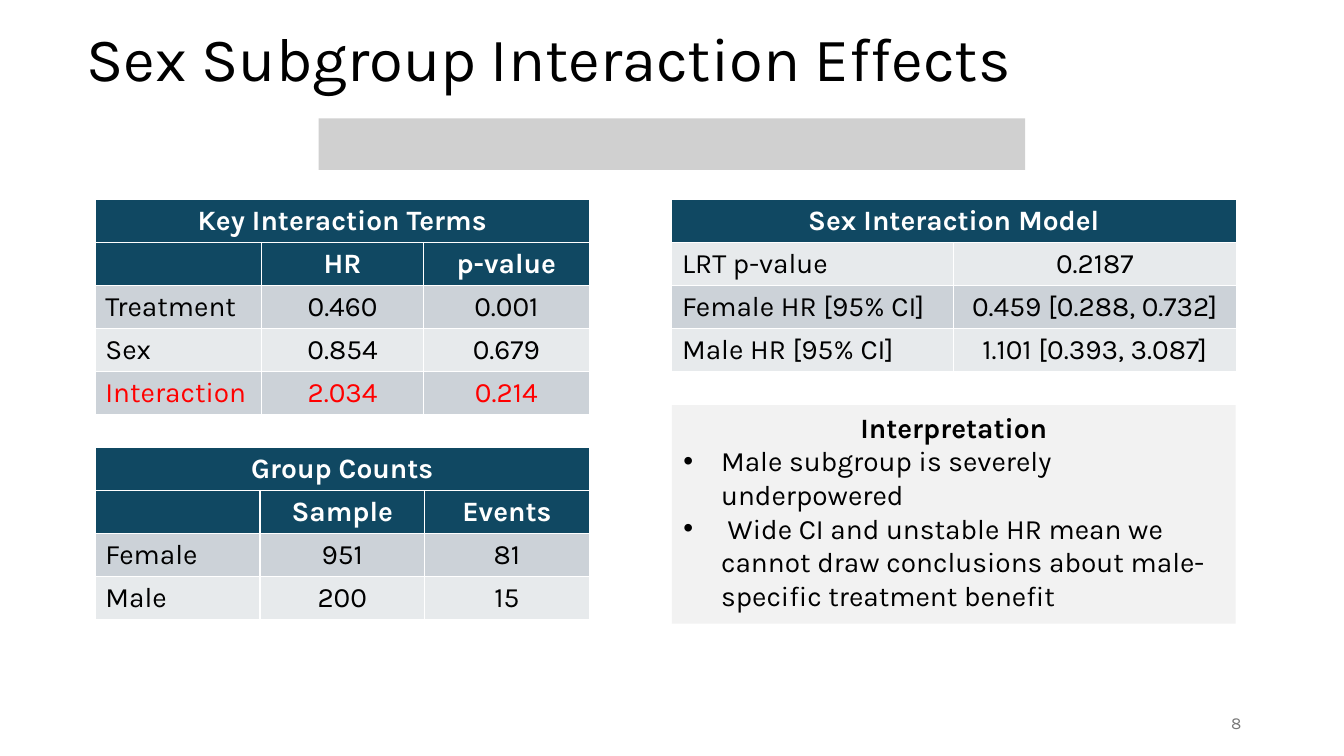
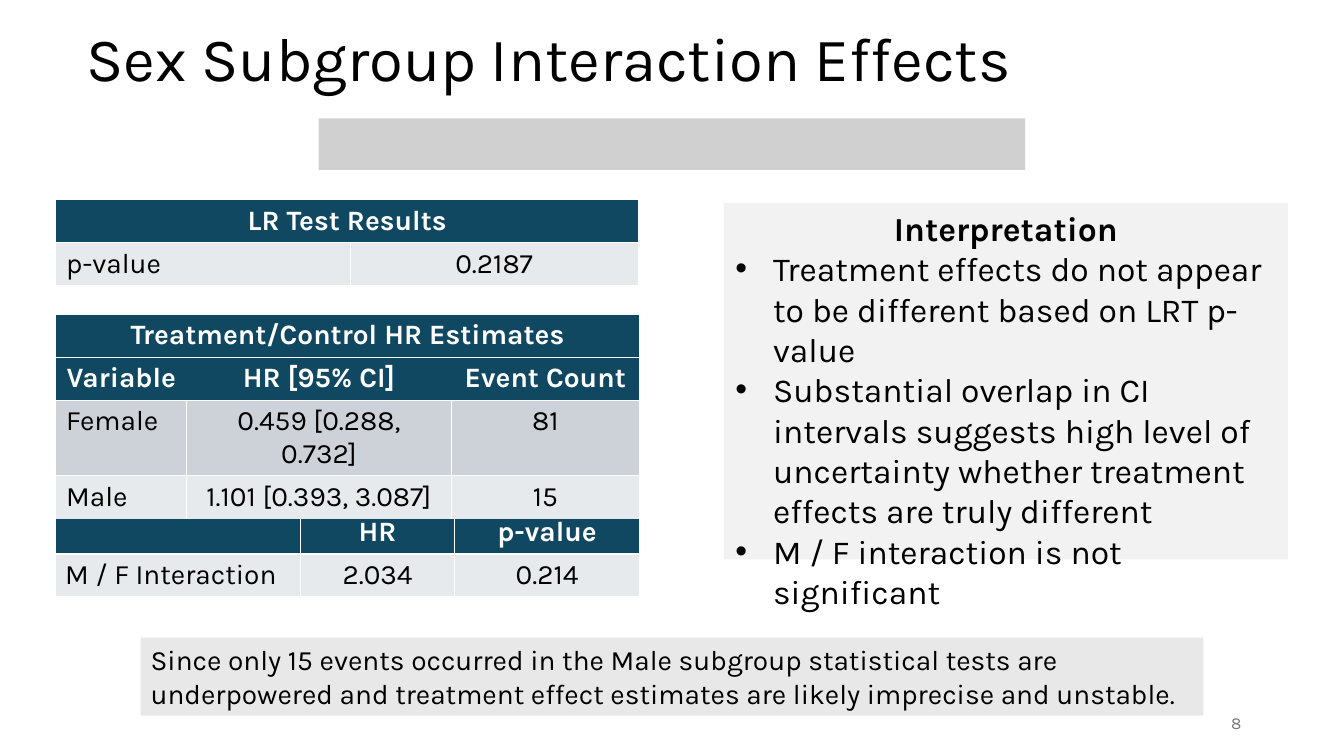
Before and after one commit to susanpeck/Math261BExperimentalDesignProject, a slide deck: slide 8 of Document_Files/Presentation_Slides_v3.pptx. Drawn at 1344x756 pixels with LibreOffice and Linux fonts; fonts in the diff are those of the drawing; grey boxes stand for pictures. Boxes give left, top, right and bottom in pixels: in the first picture for what was removed or moved away, otherwise in the second. Text is boxed around its words. In the diff, an @@ line names an element or a change of style, - is before the commit and + after.

Commit message:
Changes

```diff
--- a/Document_Files/Presentation_Slides_v3.pptx
+++ b/Document_Files/Presentation_Slides_v3.pptx
@@ table added at (56,200,639,287), 2 rows, 2 columns @@
+LR Test Results | 
+p-value | 0.2187
@@ rectangle "Interpretation": place and size @@
-rectangle "Interpretation" at (673,405,1236,624)
+rectangle "Interpretation" at (724,203,1288,560)
@@ text in rectangle at (894,217,1118,249): size 20 to 24 pt in "Interpretation" @@
@@ text in rectangle at (773,258,1262,565): text changed; size 20 to 24 pt @@
-  • Male subgroup is severely underpowered
-  • Wide CI and unstable HR mean we cannot draw conclusions about male-specific treatment benefit
+  • Treatment effects do not appear to be different based on LRT p-value
+  • Substantial overlap in CI intervals suggests high level of uncertainty whether treatment effects are truly different
+  • M / F interaction is not significant
@@ table at (56,315,640,513) @@
-column 1: Sex Interaction Model | LRT p-value | Female HR [95% CI] | Male HR [95% CI]
-column 2:  | 0.2187 | 0.459 [0.288, 0.732] | 1.101 [0.393, 3.087]
+column 1: Treatment/Control HR Estimates | Variable | Female | Male
+column 2:  | HR [95% CI] | 0.459 [0.288, 0.732] | 1.101 [0.393, 3.087]
+column 3:  | Event Count | 81 | 15
@@ table: place and size @@
-table at (673,200,1237,374)
+table at (56,315,640,513)
@@ table removed at (96,448,589,622), 4 rows, 3 columns @@
-Group Counts |  | 
- | Sample | Events
-Female | 951 | 81
-Male | 200 | 15
@@ table at (55,511,639,599) @@
-row 1: Key Interaction Terms |  | 
-row 3: Treatment | 0.460 | 0.001
-row 4: Sex | 0.854 | 0.679
-row 5: Interaction | 2.034 | 0.214
+row 2: M / F Interaction | 2.034 | 0.214
@@ table: place and size @@
-table at (96,200,590,418)
+table at (55,511,639,599)
@@ rectangle added at (140,638,1203,716), fill #E8E8E8, 20 pt, text #000000 @@
+Since only 15 events occurred in the Male subgroup statistical tests are underpowered and treatment effect estimates are likely imprecise and unstable.
```
Also in this commit, not shown: 3 other slides changed.
